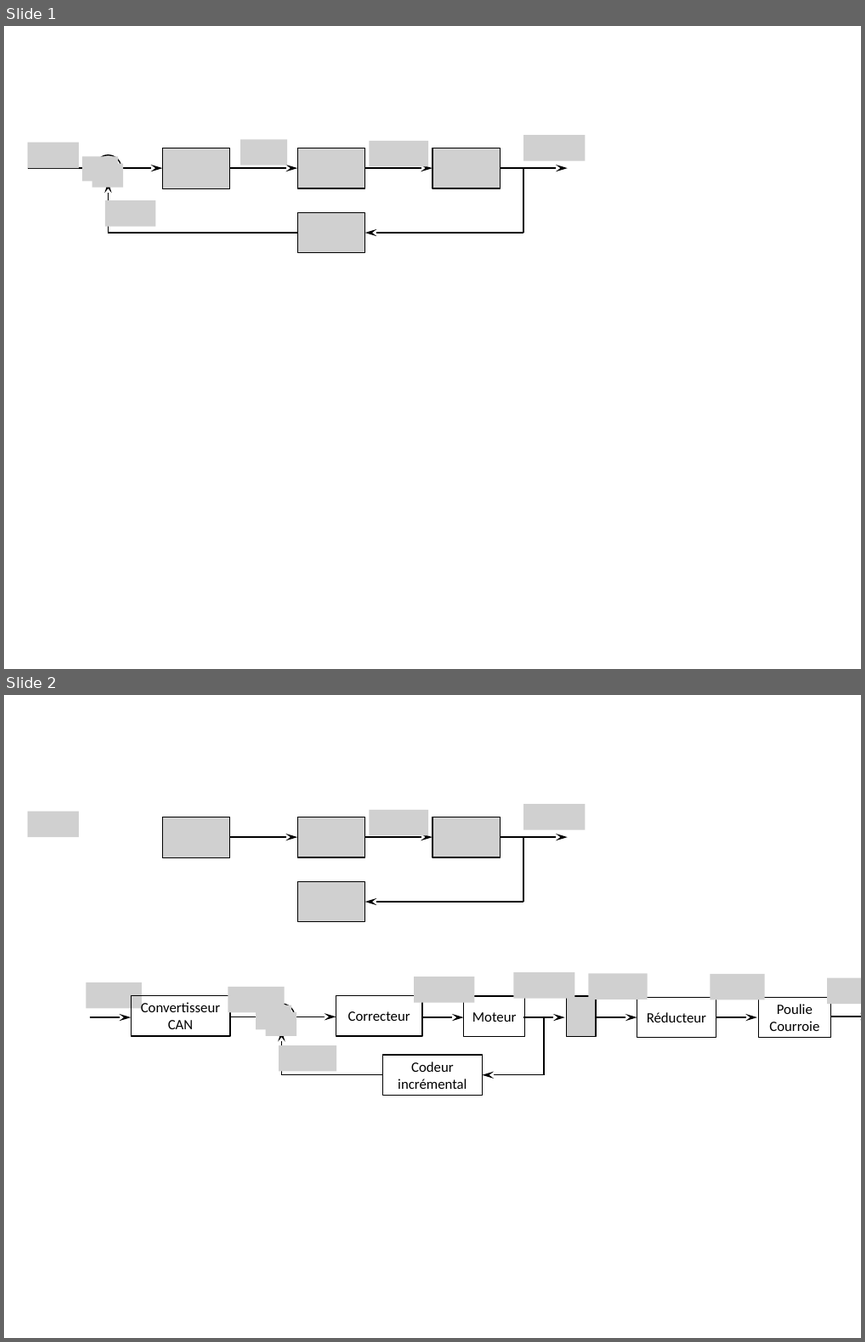
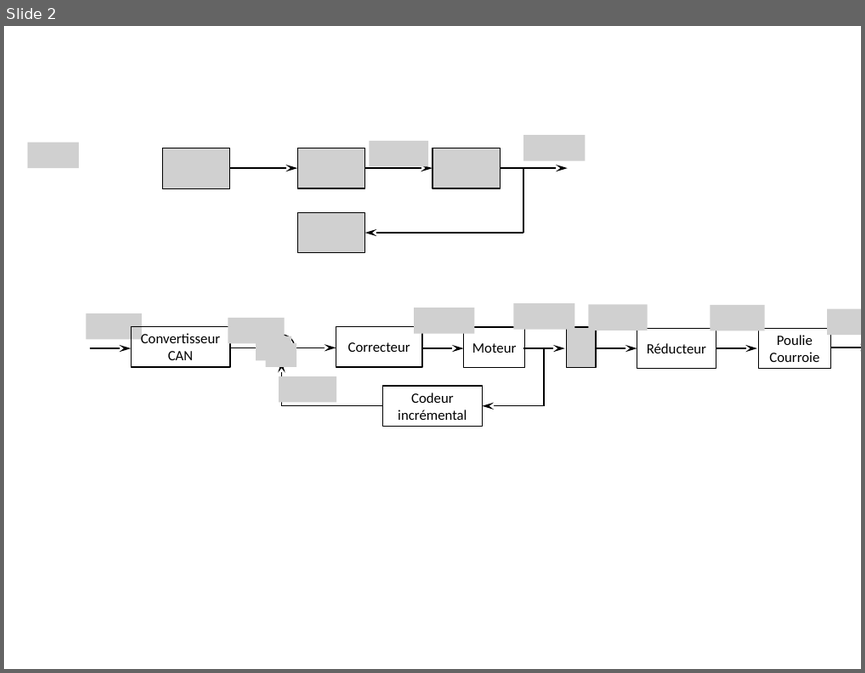
Before and after one commit to xpessoles/Cy_02_PSI_PredictionPerfomances, a slide deck: Chapitre_01_Stabilite/TD_01_SysReeduc/images/Figures.pptx. Shown one above the other, each under a label of ours: slides 1 and 2 before the commit, slide 2 after it. The pictures are 865x1342 and 865x673 pixels, drawn with LibreOffice and Linux fonts; fonts in the diff are those of the drawing; grey boxes stand for pictures. Boxes give left, top, right and bottom in pixels: in the first picture for what was removed or moved away, otherwise in the second. Text is boxed around its words. In the diff, an @@ line names an element or a change of style, - is before the commit and + after.

```diff
--- a/Chapitre_01_Stabilite/TD_01_SysReeduc/images/Figures.pptx
+++ b/Chapitre_01_Stabilite/TD_01_SysReeduc/images/Figures.pptx
@@ slide 1 removed at [4, 26, 861, 669], background #FFFFFF @@
@@ picture removed at [28, 142, 80, 168] @@
@@ picture removed at [162, 148, 230, 189] @@
@@ picture removed at [240, 139, 288, 165] @@
@@ picture removed at [298, 148, 365, 188] @@
@@ picture removed at [369, 141, 428, 166] @@
@@ picture removed at [432, 148, 500, 188] @@
@@ picture removed at [523, 135, 585, 160] @@
@@ arrow removed from (28, 168) to (95, 168) @@
@@ picture removed at [82, 156, 118, 181] @@
@@ picture removed at [92, 163, 123, 188] @@
@@ flow chart summing junction removed at [95, 155, 121, 182] @@
@@ arrow removed from (121, 168) to (162, 168) @@
@@ arrow removed from (230, 168) to (298, 168) @@
@@ arrow removed from (364, 168) to (432, 168) @@
@@ arrow removed from (500, 168) to (567, 168) @@
@@ line removed from (523, 233) to (523, 168) @@
@@ picture removed at [105, 200, 155, 226] @@
@@ arrow removed from (109, 233) to (109, 181) @@
@@ picture removed at [298, 213, 365, 253] @@
@@ line removed from (298, 233) to (109, 233) @@
@@ arrow removed from (523, 233) to (364, 233) @@
```
Also in this commit, not shown: 1 slide added, 3 other files.
